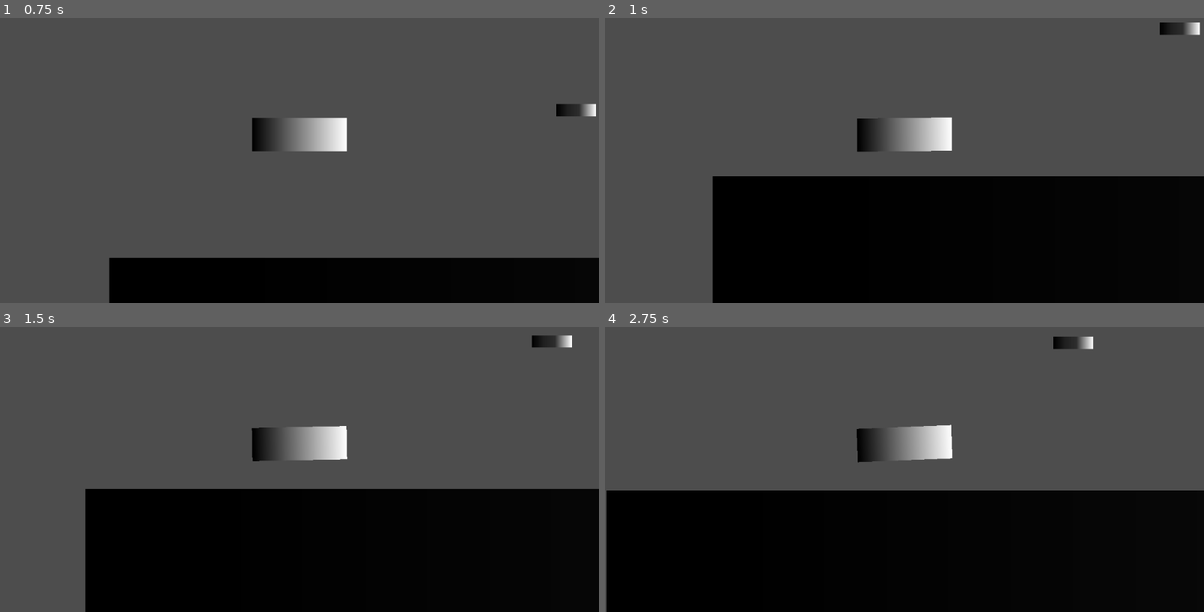
Above: before the commit, frames 1-4 (two rows, left to right).
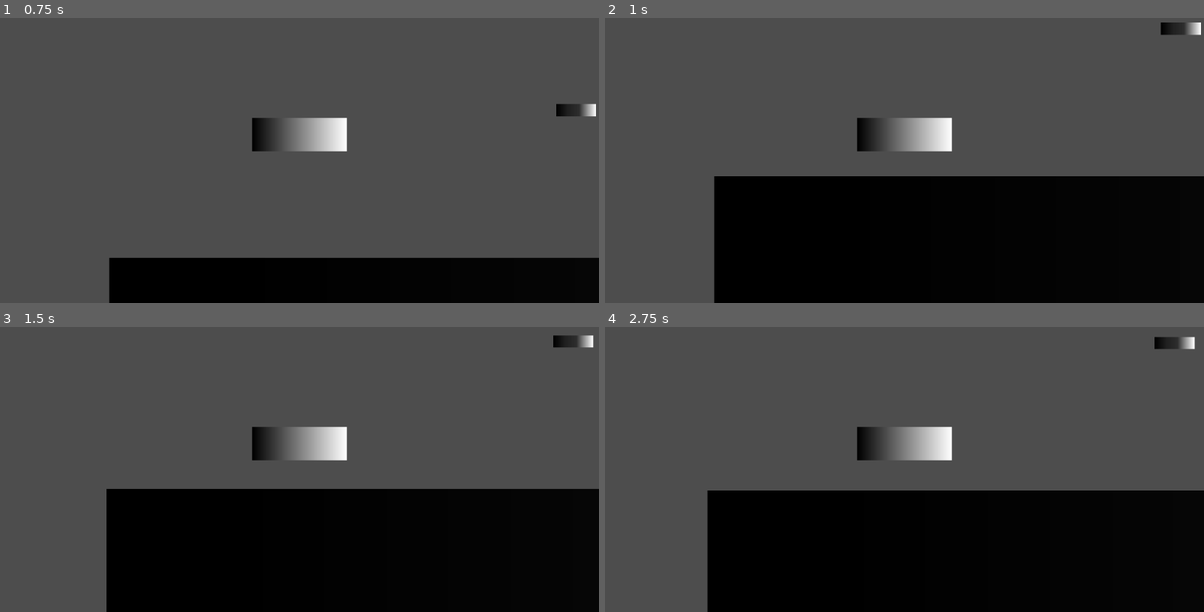
Above: after the commit, the same moments.

Repository: pmarkee/cargaem_demo
Game: Godot game, scene res://Main.tscn
Two runs of this game, one before a commit and one after it. Both use one fixed random seed, a clock stepped at 60 frames per second and the inputs below.
Inputs:
- Up to frame 1 (0.75 s): hold Right (ui_right) from 0.53 s (still down)
- Up to frame 2 (1 s): keep holding Right (ui_right); tap Space (ui_select) at 0.77 s
- Up to frame 3 (1.5 s): release Right (ui_right) at 1.28 s
- Up to frame 4 (2.75 s): tap Space (ui_select) at 1.52 s; hold Right (ui_right) from 2.03 s (still down)

Frame 1 is identical in both runs. In frame 2, 0.2% of the frame differs, in the area x 17-100%, y 1-100%; in frame 3, 2.0%; in frame 4, 7.9%, in the area x 0-99%, y 3-100%.

Commit message:
Engine modeling - step 1
Use engine torque to calculate driving force directly

Also added experimental GUT unit test

Diff:
--- /dev/null
+++ b/Engine.gd
@@ -0,0 +1,112 @@
+extends Node2D
+
+const MOMENT_OF_INERTIA = 0.1
+
+@export_file var engine_file = "res://assets/engine/data.json"
+
+@onready var rpm: float = 1000
+
+var utils = load("res://utils.gd")
+var torque_curve: Dictionary
+var rpm_limit: int
+
+
+func _ready():
+	torque_curve = utils.read_torque_curve(engine_file)
+	rpm_limit = torque_curve["rpm_values"][-1]
+
+
+func get_torque(throttle: float) -> float:
+	return _calculate_torque(torque_curve, rpm, throttle)
+
+
+'''
+Based on current torque and load, update rpm.
+'''
+func apply_load(torque: float, load: float, delta: float):
+	var net_torque = torque - load
+	var angular_acceleration = net_torque / MOMENT_OF_INERTIA
+	rpm += angular_acceleration * delta
+	rpm = clamp(rpm, 0, rpm_limit) # TODO how to implement a realistic rpm limiter?
+	print(rpm)
+
+
+'''
+Based on provided throttle position and load, calculate overall torque.
+The torque curve values are assumed to be measured at the wheels, i.e. any
+loss from the drivetrain (gearbox etc) is assumed to be accounted for in the curve
+and doesn't need to be deducted.
+External load (rolling resistance, air resistance etc) must be subtracted on the calling side.
+'''
+func _calculate_torque(torque_curve: Dictionary, rpm: int, throttle: float) -> float:
+	if throttle > 1 || throttle < 0:
+		# TODO how to properly handle errors?
+		print("Throttle must be between 0 and 1")
+		return 0.0
+
+	var throttle_idx = torque_curve["throttle_values"].find(throttle)
+	var rpm_idx = torque_curve["rpm_values"].find(rpm)
+	if throttle_idx != -1 && rpm_idx != -1:
+		# Value can be read directly without calculation
+		return torque_curve["%.1f" % throttle][rpm_idx]
+
+	elif throttle_idx != -1:
+		# Don't need to interpolate between throttle values, only rpm
+		rpm_idx = find_last_smaller(torque_curve["rpm_values"], rpm)
+		var lower_rpm = torque_curve["rpm_values"][rpm_idx]
+		var upper_rpm = torque_curve["rpm_values"][rpm_idx + 1]
+		var tq_low_rpm = torque_curve["%.1f" % throttle][rpm_idx]
+		var tq_high_rpm = torque_curve["%.1f" % throttle][rpm_idx + 1]
+		var final_tq = tq_low_rpm + (tq_high_rpm - tq_low_rpm) * (rpm - lower_rpm) / (upper_rpm - lower_rpm)
+		return final_tq
+
+	elif rpm_idx != -1:
+		# Don't need to interpolate between rpm values, only throttle
+		throttle_idx = find_last_smaller(torque_curve["throttle_values"], throttle)
+		var lower_throttle = torque_curve["throttle_values"][throttle_idx]
+		var upper_throttle = torque_curve["throttle_values"][throttle_idx + 1]
+		var tq_low_throttle = torque_curve["%.1f" % lower_throttle][rpm_idx]
+		var tq_high_throttle = torque_curve["%.1f" % upper_throttle][rpm_idx]
+		var final_tq = tq_low_throttle + (tq_high_throttle - tq_low_throttle) * throttle
+		return final_tq
+
+	else:
+		# 1. find nearest rpm and throttle values
+		throttle_idx = find_last_smaller(torque_curve["throttle_values"], throttle)
+		var lower_throttle = torque_curve["throttle_values"][throttle_idx]
+		var upper_throttle = torque_curve["throttle_values"][throttle_idx + 1]
+
+		rpm_idx = find_last_smaller(torque_curve["rpm_values"], rpm)
+		var lower_rpm = torque_curve["rpm_values"][rpm_idx]
+		var upper_rpm = torque_curve["rpm_values"][rpm_idx + 1]
+
+		# 2. find torque values at each rpm and throttle combination
+		var lower_tq_1 = torque_curve["%.1f" % lower_throttle][rpm_idx]
+		var lower_tq_2 = torque_curve["%.1f" % upper_throttle][rpm_idx]
+		var upper_tq_1 = torque_curve["%.1f" % lower_throttle][rpm_idx + 1]
+		var upper_tq_2 = torque_curve["%.1f" % upper_throttle][rpm_idx + 1]
+
+		# 3. find intermediate torque values at both rpm values based on throttle
+		var tq_low_rpm = lower_tq_1 + (lower_tq_2 - lower_tq_1) * throttle
+		var tq_high_rpm = upper_tq_1 + (upper_tq_2 - upper_tq_1) * throttle
+
+		# 4. find final torque between intermediate torque values based on rpm
+		# NOTE: lower_tq could actually be higher than upper_tq, but the equation will still work
+		var final_tq = tq_low_rpm + (tq_high_rpm - tq_low_rpm) * (rpm - lower_rpm) / (upper_rpm - lower_rpm)
+		return final_tq
+
+
+'''
+Find the last element in an array that is smaller than the specified value.
+The array is assumed to be ordered.
+Returns the index of the element.
+'''
+func find_last_smaller(values: Array, target: float) -> int:
+	var closest_index = null
+	var closest_diff = -1
+
+	for i in range(values.size()):
+		if values[i] >= target:
+			return i - 1
+
+	return -1
--- /dev/null
+++ b/Engine.tscn
@@ -0,0 +1,6 @@
+[gd_scene load_steps=2 format=3 uid="uid://cv5ig5f631anu"]
+
+[ext_resource type="Script" path="res://Engine.gd" id="1_144jo"]
+
+[node name="Engine" type="Node2D"]
+script = ExtResource("1_144jo")
--- a/Vehicle.gd
+++ b/Vehicle.gd
@@ -1,7 +1,15 @@
 extends Node2D
 
-const ACCELERATION_FORCE = 500
 const BRAKING_FORCE = 700
+const PX_PER_M = 50
+
+# Engine parameters
+@export var MOMENT_OF_INERTIA = 1.0
+@export var DRAG_COEFFICIENT = 0.5
+@export var ROLLING_RESISTANCE = 10
+@export var RPM_LIMIT = 6000
+
+var throttle = 0.0
 
 enum SuspensionVariant {
 	V1_SINGLERAY,
@@ -12,6 +20,7 @@
 
 @export var variant = SuspensionVariant.V1_SINGLERAY
 @export var wheelbase = 70
+@export var wheel_radius = 31 # TODO make sure it's consistent here and in suspension
 
 
 func _ready():
@@ -40,22 +49,20 @@
 		# We should detect ground contact of each wheel: ground distance <= wheel radius + spring max len
 		return
 
-	var force = Vector2.ZERO
 	if Input.is_action_pressed("ui_right"):
-		force.x += ACCELERATION_FORCE
+		throttle = 1.0
+	else:
+		throttle = 0.0
+
+	var engine_torque = $Engine.get_torque(throttle)
+	$Engine.apply_load(engine_torque, 10 + $Body.linear_velocity.x * 0.1, delta) # TODO calculate load instead of constant
+	var force = Vector2(engine_torque * PX_PER_M / wheel_radius, 0)
+
+	# TODO braking
 	if Input.is_action_pressed("ui_select"):
 		force.x -= sgn($Body.linear_velocity.x) * BRAKING_FORCE
 
-	var torque = 0.0
-	if force.x > 0:
-		# Accelerating - apply counter clockwise torque, lifting the front
-		torque -= 50000
-	elif force.x < 0:
-		# Braking - apply clockwise torque, lifting the rear
-		torque += 70000
-
 	$Body.apply_force(force)
-	$Body.apply_torque(torque)
 
 
 func sgn(n: float) -> int:
--- a/Vehicle.tscn
+++ b/Vehicle.tscn
@@ -1,6 +1,7 @@
-[gd_scene load_steps=5 format=3 uid="uid://cfnpu5g53ks5x"]
+[gd_scene load_steps=6 format=3 uid="uid://cfnpu5g53ks5x"]
 
 [ext_resource type="Script" path="res://Vehicle.gd" id="1_2abnv"]
+[ext_resource type="PackedScene" uid="uid://cv5ig5f631anu" path="res://Engine.tscn" id="2_02oaa"]
 
 [sub_resource type="RectangleShape2D" id="RectangleShape2D_jdlyj"]
 size = Vector2(20.1327, 20)
@@ -32,3 +33,5 @@
 target_position = Vector2(0, 200)
 
 [node name="Camera2D" type="Camera2D" parent="Body"]
+
+[node name="Engine" parent="." instance=ExtResource("2_02oaa")]
--- /dev/null
+++ b/assets/engine/data.json
@@ -0,0 +1,747 @@
+{
+    "throttle_values": [
+        0.0,
+        0.1,
+        0.2,
+        0.3,
+        0.4,
+        0.5,
+        0.6,
+        0.7,
+        0.8,
+        0.9,
+        1.0
+    ],
+    "rpm_values": [
+        1000,
+        1100,
+        1200,
+        1300,
+        1400,
+        1500,
+        1600,
+        1700,
+        1800,
+        1900,
+        2000,
+        2100,
+        2200,
+        2300,
+        2400,
+        2500,
+        2600,
+        2700,
+        2800,
+        2900,
+        3000,
+        3100,
+        3200,
+        3300,
+        3400,
+        3500,
+        3600,
+        3700,
+        3800,
+        3900,
+        4000,
+        4100,
+        4200,
+        4300,
+        4400,
+        4500,
+        4600,
+        4700,
+        4800,
+        4900,
+        5000,
+        5100,
+        5200,
+        5300,
+        5400,
+        5500,
+        5600,
+        5700,
+        5800,
+        5900,
+        6000,
+        6100,
+        6200,
+        6300,
+        6400,
+        6500,
+        6600,
+        6700,
+        6800
+    ],
+    "0.0": [
+        -0.45,
+        -0.75,
+        -1.05,
+        -1.35,
+        -1.65,
+        -1.95,
+        -2.25,
+        -2.55,
+        -2.85,
+        -3.15,
+        -3.45,
+        -3.75,
+        -4.05,
+        -4.35,
+        -4.65,
+        -4.95,
+        -5.25,
+        -5.55,
+        -5.85,
+        -6.15,
+        -6.45,
+        -6.75,
+        -7.05,
+        -7.35,
+        -7.65,
+        -7.95,
+        -8.25,
+        -8.55,
+        -8.85,
+        -9.15,
+        -9.45,
+        -9.75,
+        -10.05,
+        -10.35,
+        -10.65,
+        -10.95,
+        -11.25,
+        -11.55,
+        -11.85,
+        -12.15,
+        -12.45,
+        -12.75,
+        -13.05,
+        -13.35,
+        -13.65,
+        -13.95,
+        -14.25,
+        -14.55,
+        -14.85,
+        -15.15,
+        -15.45,
+        -15.75,
+        -16.05,
+        -16.35,
+        -16.65,
+        -16.95,
+        -17.25,
+        -17.55,
+        -17.85
+    ],
+    "0.1": [
+        2.59,
+        3.0,
+        3.37,
+        3.7,
+        3.99,
+        4.27,
+        4.5,
+        4.71,
+        4.88,
+        5.02,
+        5.13,
+        5.2,
+        5.24,
+        5.24,
+        5.22,
+        5.16,
+        5.07,
+        4.95,
+        4.79,
+        4.6,
+        4.38,
+        4.12,
+        3.86,
+        3.58,
+        3.29,
+        3.02,
+        2.73,
+        2.43,
+        2.14,
+        1.85,
+        1.55,
+        1.25,
+        0.93,
+        0.63,
+        0.31,
+        -0.01,
+        -0.33,
+        -0.67,
+        -0.99,
+        -1.32,
+        -1.66,
+        -2.0,
+        -2.35,
+        -2.69,
+        -3.04,
+        -3.4,
+        -3.77,
+        -4.12,
+        -4.49,
+        -4.86,
+        -5.23,
+        -5.62,
+        -6.0,
+        -6.38,
+        -6.81,
+        -7.3,
+        -7.85,
+        -8.46,
+        -9.12
+    ],
+    "0.2": [
+        5.64,
+        6.74,
+        7.78,
+        8.74,
+        9.64,
+        10.48,
+        11.26,
+        11.96,
+        12.6,
+        13.18,
+        13.7,
+        14.14,
+        14.52,
+        14.84,
+        15.08,
+        15.26,
+        15.38,
+        15.44,
+        15.42,
+        15.34,
+        15.2,
+        15.0,
+        14.76,
+        14.5,
+        14.24,
+        13.98,
+        13.7,
+        13.42,
+        13.14,
+        12.84,
+        12.54,
+        12.24,
+        11.92,
+        11.6,
+        11.26,
+        10.92,
+        10.58,
+        10.22,
+        9.86,
+        9.5,
+        9.12,
+        8.74,
+        8.36,
+        7.96,
+        7.56,
+        7.14,
+        6.72,
+        6.3,
+        5.86,
+        5.42,
+        4.98,
+        4.52,
+        4.06,
+        3.6,
+        3.02,
+        2.34,
+        1.54,
+        0.64,
+        -0.38
+    ],
+    "0.3": [
+        8.69,
+        10.49,
+        12.19,
+        13.79,
+        15.28,
+        16.7,
+        18.01,
+        19.21,
+        20.32,
+        21.35,
+        22.27,
+        23.09,
+        23.8,
+        24.43,
+        24.95,
+        25.36,
+        25.7,
+        25.93,
+        26.05,
+        26.09,
+        26.03,
+        25.88,
+        25.66,
+        25.42,
+        25.19,
+        24.95,
+        24.67,
+        24.4,
+        24.13,
+        23.84,
+        23.54,
+        23.23,
+        22.9,
+        22.57,
+        22.22,
+        21.86,
+        21.49,
+        21.1,
+        20.71,
+        20.33,
+        19.91,
+        19.48,
+        19.06,
+        18.61,
+        18.16,
+        17.68,
+        17.2,
+        16.72,
+        16.21,
+        15.71,
+        15.2,
+        14.65,
+        14.11,
+        13.57,
+        12.85,
+        11.98,
+        10.93,
+        9.73,
+        8.35
+    ],
+    "0.4": [
+        11.73,
+        14.23,
+        16.61,
+        18.83,
+        20.93,
+        22.91,
+        24.77,
+        26.47,
+        28.05,
+        29.51,
+        30.85,
+        32.03,
+        33.09,
+        34.03,
+        34.81,
+        35.47,
+        36.01,
+        36.43,
+        36.69,
+        36.83,
+        36.85,
+        36.75,
+        36.57,
+        36.35,
+        36.13,
+        35.91,
+        35.65,
+        35.39,
+        35.13,
+        34.83,
+        34.53,
+        34.23,
+        33.89,
+        33.55,
+        33.17,
+        32.79,
+        32.41,
+        31.99,
+        31.57,
+        31.15,
+        30.69,
+        30.23,
+        29.77,
+        29.27,
+        28.77,
+        28.23,
+        27.69,
+        27.15,
+        26.57,
+        25.99,
+        25.41,
+        24.79,
+        24.17,
+        23.55,
+        22.69,
+        21.63,
+        20.33,
+        18.83,
+        17.09
+    ],
+    "0.5": [
+        14.78,
+        17.98,
+        21.02,
+        23.88,
+        26.57,
+        29.13,
+        31.52,
+        33.73,
+        35.77,
+        37.68,
+        39.42,
+        40.98,
+        42.38,
+        43.62,
+        44.68,
+        45.57,
+        46.33,
+        46.93,
+        47.32,
+        47.58,
+        47.67,
+        47.62,
+        47.48,
+        47.27,
+        47.08,
+        46.88,
+        46.62,
+        46.38,
+        46.12,
+        45.83,
+        45.53,
+        45.23,
+        44.88,
+        44.52,
+        44.13,
+        43.73,
+        43.33,
+        42.88,
+        42.42,
+        41.98,
+        41.48,
+        40.98,
+        40.47,
+        39.92,
+        39.38,
+        38.78,
+        38.17,
+        37.58,
+        36.92,
+        36.28,
+        35.62,
+        34.92,
+        34.22,
+        33.52,
+        32.52,
+        31.28,
+        29.73,
+        27.93,
+        25.82
+    ],
+    "0.6": [
+        17.82,
+        21.72,
+        25.44,
+        28.92,
+        32.22,
+        35.34,
+        38.28,
+        40.98,
+        43.5,
+        45.84,
+        48.0,
+        49.92,
+        51.66,
+        53.22,
+        54.54,
+        55.68,
+        56.64,
+        57.42,
+        57.96,
+        58.32,
+        58.5,
+        58.5,
+        58.38,
+        58.2,
+        58.02,
+        57.84,
+        57.6,
+        57.36,
+        57.12,
+        56.82,
+        56.52,
+        56.22,
+        55.86,
+        55.5,
+        55.08,
+        54.66,
+        54.24,
+        53.76,
+        53.28,
+        52.8,
+        52.26,
+        51.72,
+        51.18,
+        50.58,
+        49.98,
+        49.32,
+        48.66,
+        48.0,
+        47.28,
+        46.56,
+        45.84,
+        45.06,
+        44.28,
+        43.5,
+        42.36,
+        40.92,
+        39.12,
+        37.02,
+        34.56
+    ],
+    "0.7": [
+        20.86,
+        25.46,
+        29.85,
+        33.96,
+        37.86,
+        41.55,
+        45.03,
+        48.23,
+        51.22,
+        54.01,
+        56.57,
+        58.86,
+        60.94,
+        62.81,
+        64.4,
+        65.78,
+        66.95,
+        67.92,
+        68.59,
+        69.06,
+        69.32,
+        69.38,
+        69.28,
+        69.12,
+        68.96,
+        68.8,
+        68.57,
+        68.34,
+        68.11,
+        67.81,
+        67.52,
+        67.22,
+        66.84,
+        66.47,
+        66.03,
+        65.59,
+        65.16,
+        64.64,
+        64.14,
+        63.62,
+        63.05,
+        62.47,
+        61.88,
+        61.23,
+        60.59,
+        59.86,
+        59.14,
+        58.42,
+        57.63,
+        56.85,
+        56.05,
+        55.19,
+        54.33,
+        53.47,
+        52.19,
+        50.56,
+        48.52,
+        46.11,
+        43.29
+    ],
+    "0.8": [
+        23.91,
+        29.21,
+        34.27,
+        39.01,
+        43.51,
+        47.77,
+        51.79,
+        55.49,
+        58.95,
+        62.17,
+        65.15,
+        67.81,
+        70.23,
+        72.41,
+        74.27,
+        75.89,
+        77.27,
+        78.41,
+        79.23,
+        79.81,
+        80.15,
+        80.25,
+        80.19,
+        80.05,
+        79.91,
+        79.77,
+        79.55,
+        79.33,
+        79.11,
+        78.81,
+        78.51,
+        78.21,
+        77.83,
+        77.45,
+        76.99,
+        76.53,
+        76.07,
+        75.53,
+        74.99,
+        74.45,
+        73.83,
+        73.21,
+        72.59,
+        71.89,
+        71.19,
+        70.41,
+        69.63,
+        68.85,
+        67.99,
+        67.13,
+        66.27,
+        65.33,
+        64.39,
+        63.45,
+        62.03,
+        60.21,
+        57.91,
+        55.21,
+        52.03
+    ],
+    "0.9": [
+        26.96,
+        32.96,
+        38.69,
+        44.05,
+        49.16,
+        53.99,
+        58.55,
+        62.75,
+        66.68,
+        70.34,
+        73.72,
+        76.76,
+        79.52,
+        82.0,
+        84.14,
+        85.99,
+        87.59,
+        88.91,
+        89.87,
+        90.55,
+        90.97,
+        91.12,
+        91.09,
+        90.98,
+        90.86,
+        90.73,
+        90.53,
+        90.31,
+        90.11,
+        89.8,
+        89.5,
+        89.2,
+        88.81,
+        88.43,
+        87.95,
+        87.47,
+        86.99,
+        86.42,
+        85.84,
+        85.27,
+        84.62,
+        83.95,
+        83.3,
+        82.55,
+        81.8,
+        80.95,
+        80.11,
+        79.28,
+        78.34,
+        77.42,
+        76.48,
+        75.47,
+        74.45,
+        73.43,
+        71.87,
+        69.86,
+        67.31,
+        64.31,
+        60.76
+    ],
+    "1.0": [
+        30.0,
+        36.7,
+        43.1,
+        49.1,
+        54.8,
+        60.2,
+        65.3,
+        70.0,
+        74.4,
+        78.5,
+        82.3,
+        85.7,
+        88.8,
+        91.6,
+        94.0,
+        96.1,
+        97.9,
+        99.4,
+        100.5,
+        101.3,
+        101.8,
+        102.0,
+        102.0,
+        101.9,
+        101.8,
+        101.7,
+        101.5,
+        101.3,
+        101.1,
+        100.8,
+        100.5,
+        100.2,
+        99.8,
+        99.4,
+        98.9,
+        98.4,
+        97.9,
+        97.3,
+        96.7,
+        96.1,
+        95.4,
+        94.7,
+        94.0,
+        93.2,
+        92.4,
+        91.5,
+        90.6,
+        89.7,
+        88.7,
+        87.7,
+        86.7,
+        85.6,
+        84.5,
+        83.4,
+        81.7,
+        79.5,
+        76.7,
+        73.4,
+        69.5
+    ]
+}
--- a/project.godot
+++ b/project.godot
@@ -12,8 +12,12 @@
 
 config/name="Cargaem Demo"
 run/main_scene="res://Main.tscn"
-config/features=PackedStringArray("4.1", "Forward Plus")
+config/features=PackedStringArray("4.2", "Forward Plus")
 config/icon="res://icon.svg"
+
+[editor_plugins]
+
+enabled=PackedStringArray("res://addons/gut/plugin.cfg")
 
 [physics]
 
--- /dev/null
+++ b/test/unit/test_engine.gd
@@ -0,0 +1,20 @@
+extends GutTest
+
+class TestCalculateTorque:
+	extends GutTest
+	var engine_script = load("res://Engine.gd")
+	var utils = load("res://utils.gd")
+	var engine
+	var torque_curve: Dictionary
+
+	func before_all():
+		torque_curve = utils.read_torque_curve("res://assets/engine/data.json")
+
+	func before_each():
+		engine = engine_script.new()
+
+	func test_invalid_throttle():
+		var tq = engine._calculate_torque(torque_curve, 3000, -1)
+		assert_eq(tq, 0.0, "Should return 0 on invalid torque")
+		var tq2 = engine._calculate_torque(torque_curve, 3000, 2)
+		assert_eq(tq2, 0.0, "Should return 0 on invalid torque")
--- /dev/null
+++ b/utils.gd
@@ -0,0 +1,21 @@
+extends Node
+
+
+static func read_torque_curve(path) -> Dictionary:
+	# NOTE might need to use ResourceLoader in exported project!
+	var file = FileAccess.open(path, FileAccess.READ)
+	if !file:
+		print(FileAccess.get_open_error())
+	var json_string = file.get_as_text()
+	file.close()
+
+	var data = JSON.parse_string(json_string)
+	if !data:
+		print("error parsing json")
+		return {}
+
+	#for i in range(data["rpm_values"].size()):
+		# All numbers are read as float for whatever reason
+		#data["rpm_values"][i] = int(data["rpm_values"][i])
+
+	return data
Not shown, changed: .gitignore
Not shown, added: README.md
